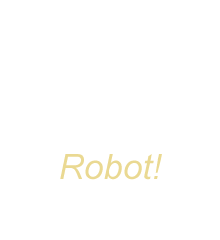
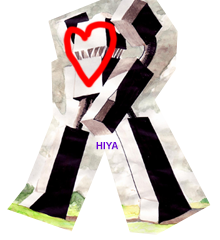
Layered file, before and after one edit (220 x 240). Changes by layer:
hid "Robot!" over (60, 154, 162, 180)
showed group "-robot" (3 layers) over (7, 0, 211, 235)
added layer "HIYA" in group "-robot" over (96, 142, 119, 150)
